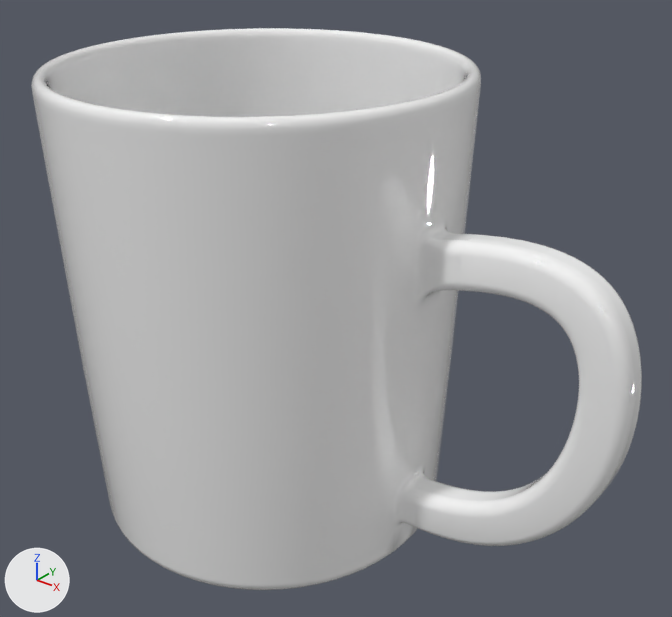
What one commit did to the glTF model Ruby4033G/Ruby4033G.glb.
Both versions are drawn from a camera (50 mm lens) standing at (0.229, -0.219, 0.253) and looking at (0.022, 0.04, 0.093). Arrows for +X, +Y and +Z are at lower left; the lights stay in place. The picture after the commit comes second. Where no turn or scale is listed for an object, it has been applied to the vertices.

The older version as bpy lines, for what is in view:
```python
ob_default_01c4666e_3f9f_4f70_9f09_46d744c07b4c = bpy.data.objects.new('Default(01C4666E-3F9F-4F70-9F09-46D744C07B4C)', me_default_01c4666e_3f9f_4f70_9f09_46d744c07b4c)
ob_default_01c4666e_3f9f_4f70_9f09_46d744c07b4c.location = (-0.0113, 0.0363, -0.0242)
ob_default_33c42c07_98dc_45ae_9234_34afc3447531 = bpy.data.objects.new('Default(33C42C07-98DC-45AE-9234-34AFC3447531)', me_default_33c42c07_98dc_45ae_9234_34afc3447531)
ob_default_33c42c07_98dc_45ae_9234_34afc3447531.location = (-0.0113, 0.0363, -0.0242)
ob_default_4d254076_ce51_4346_8cd2_de9b0afa1a8a = bpy.data.objects.new('Default(4D254076-CE51-4346-8CD2-DE9B0AFA1A8A)', me_default_4d254076_ce51_4346_8cd2_de9b0afa1a8a)
ob_default_4d254076_ce51_4346_8cd2_de9b0afa1a8a.location = (-0.0113, 0.0363, -0.0242)
ob_default_504e14e6_b062_4bee_9d6e_d268e1880296 = bpy.data.objects.new('Default(504E14E6-B062-4BEE-9D6E-D268E1880296)', me_default_504e14e6_b062_4bee_9d6e_d268e1880296)
ob_default_504e14e6_b062_4bee_9d6e_d268e1880296.location = (-0.0113, 0.0363, -0.0242)
ob_default_6cc200ee_720d_4f9c_9ca0_7c08ab38e63a = bpy.data.objects.new('Default(6CC200EE-720D-4F9C-9CA0-7C08AB38E63A)', me_default_6cc200ee_720d_4f9c_9ca0_7c08ab38e63a)
ob_default_6cc200ee_720d_4f9c_9ca0_7c08ab38e63a.location = (-0.0113, 0.0363, -0.0242)
ob_default_7cbec4c0_9c10_46c5_ac96_e4d34f4ad7f7 = bpy.data.objects.new('Default(7CBEC4C0-9C10-46C5-AC96-E4D34F4AD7F7)', me_default_7cbec4c0_9c10_46c5_ac96_e4d34f4ad7f7)
ob_default_7cbec4c0_9c10_46c5_ac96_e4d34f4ad7f7.location = (-0.0113, 0.0363, -0.0242)
ob_default_9cbb888b_2fb9_49ec_84c4_15e3d49c7d63 = bpy.data.objects.new('Default(9CBB888B-2FB9-49EC-84C4-15E3D49C7D63)', me_default_9cbb888b_2fb9_49ec_84c4_15e3d49c7d63)
ob_default_9cbb888b_2fb9_49ec_84c4_15e3d49c7d63.location = (-0.0113, 0.0363, -0.0242)
ob_default_b4d50a32_e7df_487f_b27a_381ccb25b83d = bpy.data.objects.new('Default(B4D50A32-E7DF-487F-B27A-381CCB25B83D)', me_default_b4d50a32_e7df_487f_b27a_381ccb25b83d)
ob_default_b4d50a32_e7df_487f_b27a_381ccb25b83d.location = (-0.0113, 0.0363, -0.0242)
ob_default_fac2d155_0a2e_4d4c_a67e_fa73bf5d9832 = bpy.data.objects.new('Default(FAC2D155-0A2E-4D4C-A67E-FA73BF5D9832)', me_default_fac2d155_0a2e_4d4c_a67e_fa73bf5d9832)
ob_default_fac2d155_0a2e_4d4c_a67e_fa73bf5d9832.location = (-0.0113, 0.0363, -0.0242)
```
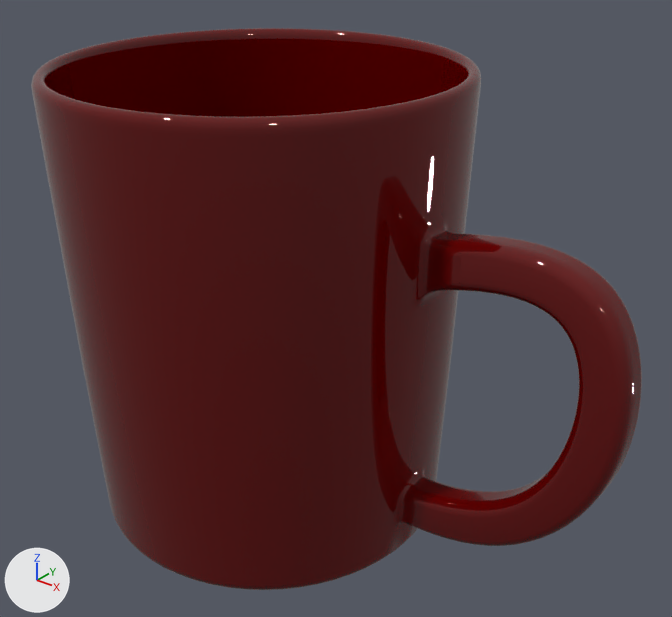
Where the newer file only moved an object's origin or applied its transform, the numbers keep the older frame.

The change in detail:
Material 'Paint (1)' (mat_paint__1) is new.
Its base color is (0.122, 0.0, 0.0) (dark red #620000).
Its roughness is 0.0.
me_default_01c4666e_3f9f_4f70_9f09_46d744c07b4c has 790 vertices, 1366 faces and spans x -0.081..0.081, y -0.081..0.081, z 0.204..0.209.
me_default_01c4666e_3f9f_4f70_9f09_46d744c07b4c no longer uses material mat_paint_gloss_white__1_540933706 (white #fafafa).
me_default_01c4666e_3f9f_4f70_9f09_46d744c07b4c gains material mat_paint__1 (dark red #620000).
me_default_4d254076_ce51_4346_8cd2_de9b0afa1a8a has 448 vertices, 640 faces and spans x -0.076..0.076, y -0.076..0.076, z 0.17..0.204.
me_default_4d254076_ce51_4346_8cd2_de9b0afa1a8a no longer uses material mat_paint_gloss_white__1_540933708 (white #fafafa).
me_default_4d254076_ce51_4346_8cd2_de9b0afa1a8a gains material mat_paint__1 (dark red #620000).
me_default_9cbb888b_2fb9_49ec_84c4_15e3d49c7d63 has 955 vertices, 1654 faces and spans x -0.081..0.081, y -0.081..0.081, z 0.0..0.204.
me_default_9cbb888b_2fb9_49ec_84c4_15e3d49c7d63 no longer uses material mat_paint_gloss_white__1_540933710 (white #fafafa).
me_default_9cbb888b_2fb9_49ec_84c4_15e3d49c7d63 gains material mat_paint__1 (dark red #620000).
me_default_fac2d155_0a2e_4d4c_a67e_fa73bf5d9832 has 1014 vertices, 1855 faces and spans x 0.0823..0.1577, y -0.0039..0.0069, z 0.0383..0.1655.
me_default_fac2d155_0a2e_4d4c_a67e_fa73bf5d9832 no longer uses material mat_paint_gloss_white__1_540933712 (white #fafafa).
me_default_fac2d155_0a2e_4d4c_a67e_fa73bf5d9832 gains material mat_paint__1 (dark red #620000).
me_default_b4d50a32_e7df_487f_b27a_381ccb25b83d has 870 vertices, 1573 faces and spans x 0.0823..0.1577, y -0.0086..-0.0006, z 0.0383..0.1655.
me_default_b4d50a32_e7df_487f_b27a_381ccb25b83d no longer uses material mat_paint_gloss_white__1_540933714 (white #fafafa).
me_default_b4d50a32_e7df_487f_b27a_381ccb25b83d gains material mat_paint__1 (dark red #620000).
me_default_6cc200ee_720d_4f9c_9ca0_7c08ab38e63a has 1078 vertices, 2016 faces and spans x 0.0732..0.0823, y -0.0121..-0.0005, z 0.035..0.0563.
me_default_6cc200ee_720d_4f9c_9ca0_7c08ab38e63a no longer uses material mat_paint_gloss_white__1_540933716 (white #fafafa).
me_default_6cc200ee_720d_4f9c_9ca0_7c08ab38e63a gains material mat_paint__1 (dark red #620000).
me_default_33c42c07_98dc_45ae_9234_34afc3447531 has 1221 vertices, 2298 faces and spans x 0.0734..0.0824, y -0.0035..0.0111, z 0.035..0.0621.
me_default_33c42c07_98dc_45ae_9234_34afc3447531 no longer uses material mat_paint_gloss_white__1_540933718 (white #fafafa).
me_default_33c42c07_98dc_45ae_9234_34afc3447531 gains material mat_paint__1 (dark red #620000).
me_default_504e14e6_b062_4bee_9d6e_d268e1880296 has 1300 vertices, 2438 faces and spans x 0.0777..0.0956, y -0.0121..-0.0005, z 0.1312..0.1667.
me_default_504e14e6_b062_4bee_9d6e_d268e1880296 no longer uses material mat_paint_gloss_white__1_540933722 (white #fafafa).
me_default_504e14e6_b062_4bee_9d6e_d268e1880296 gains material mat_paint__1 (dark red #620000).
me_default_7cbec4c0_9c10_46c5_ac96_e4d34f4ad7f7 has 1453 vertices, 2719 faces and spans x 0.0779..0.0956, y -0.0036..0.0111, z 0.1312..0.1667.
me_default_7cbec4c0_9c10_46c5_ac96_e4d34f4ad7f7 no longer uses material mat_paint_gloss_white__1_540933724 (white #fafafa).
me_default_7cbec4c0_9c10_46c5_ac96_e4d34f4ad7f7 gains material mat_paint__1 (dark red #620000).

What differs and where, as boxes [x1, y1, x2, y2] in the pictures (672 x 617 px):
'Default(9CBB888B-2FB9-49EC-84C4-15E3D49C7D63)', recoloured (white to dark red)
    both: [33, 86, 481, 590]
'Default(B4D50A32-E7DF-487F-B27A-381CCB25B83D)', recoloured (white to dark red)
    both: [415, 238, 637, 546]
'Default(4D254076-CE51-4346-8CD2-DE9B0AFA1A8A)', recoloured (white to dark red)
    both: [49, 40, 465, 117]
'Default(01C4666E-3F9F-4F70-9F09-46D744C07B4C)', recoloured (white to dark red)
    both: [31, 28, 481, 136]
'Default(504E14E6-B062-4BEE-9D6E-D268E1880296)', recoloured (white to dark red)
    both: [408, 218, 472, 316]
'Default(FAC2D155-0A2E-4D4C-A67E-FA73BF5D9832)', recoloured
    both: [423, 235, 642, 500]
'Default(6CC200EE-720D-4F9C-9CA0-7C08AB38E63A)', recoloured (white to dark red)
    both: [390, 487, 423, 529]
'Default(7CBEC4C0-9C10-46C5-AC96-E4D34F4AD7F7)', recoloured
    both: [427, 213, 480, 311]
'Default(33C42C07-98DC-45AE-9234-34AFC3447531)', recoloured (white to dark red)
    both: [412, 459, 433, 514]
